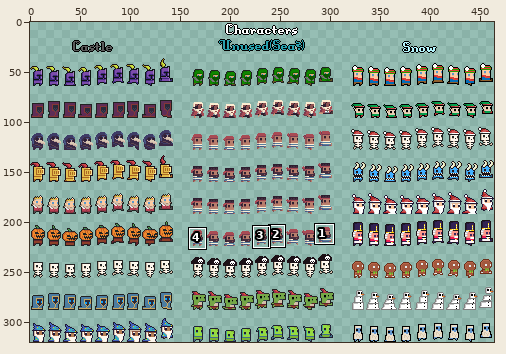
Edited in one commit: sprite sheet (static/images/extra_characters.png). Above: a wide view before the commit, with the close-up outlined.
Close-up. Old version:
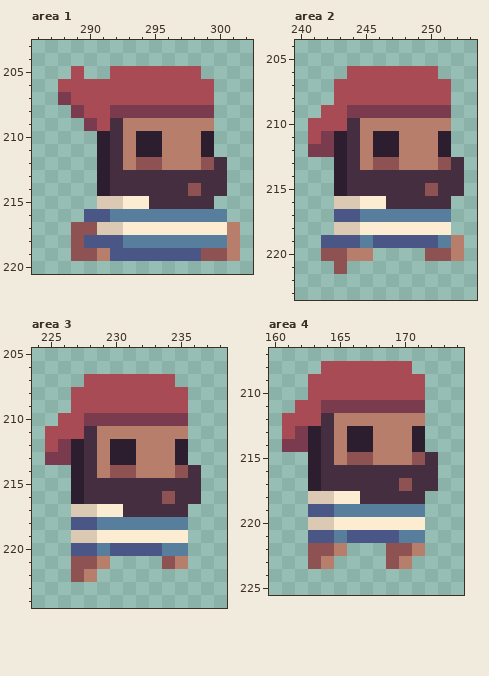
The file is 464x320 pixels. Colours within 5 levels of each other are drawn and written as one. Shown: area 1: x 286..302, y 203..220; area 2: x 240..253, y 204..223; area 3: x 224..238, y 205..224; area 4: x 160..174, y 207..225. The commit also changed other parts of the picture, which this record leaves out.
After:
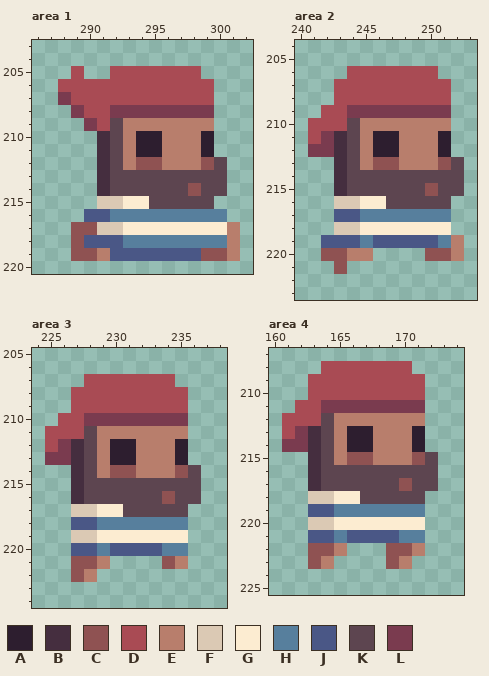
Palette (. is transparent): A #2d1e2f  B #452e3f  C #8f5252  D #a94b54  E #b87e6c  F #dbc9b4  G #fcecd1  H #577f9d  J #4a5786  K #5d4550  L #7a3b4f
Changes in this commit:
Changed rows in their new state; - is an unchanged pixel.
Area 1:
first column x 291:
209 -K--------
210 BK--------
211 BK--------
212 BK-------K
213 BKKKKKKKKK
214 BKKKKKK-KK
215 ----KKKKK-
Area 2:
first column x 243:
210 -K--------
211 BK--------
212 BK--------
213 BK-------K
214 BKKKKKKKKK
215 BKKKKKK-KK
216 ----KKKKK-
Area 3:
first column x 227:
211 -K--------
212 BK--------
213 BK--------
214 BK-------K
215 BKKKKKKKKK
216 BKKKKKK-KK
217 ----KKKKK-
Area 4:
first column x 163:
212 -K--------
213 BK--------
214 BK--------
215 BK-------K
216 BKKKKKKKKK
217 BKKKKKK-KK
218 ----KKKKK-
Changed places in both close-ups, as pixel boxes (x1, y1, x2, y2):
changed: (97, 118, 227, 209)
changed: (334, 118, 464, 209)
changed: (71, 426, 201, 517)
changed: (308, 413, 438, 504)
